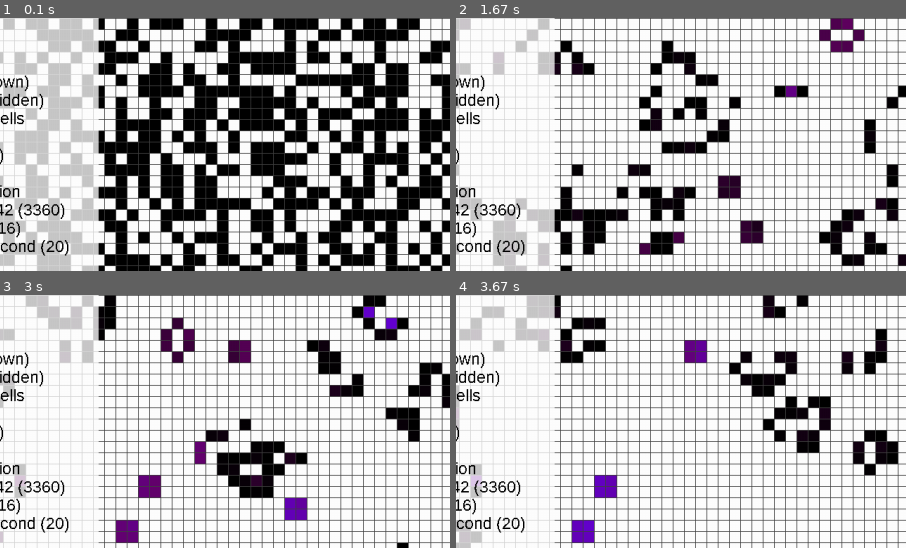
Above: before the commit, frames 1-4 (two rows, left to right).
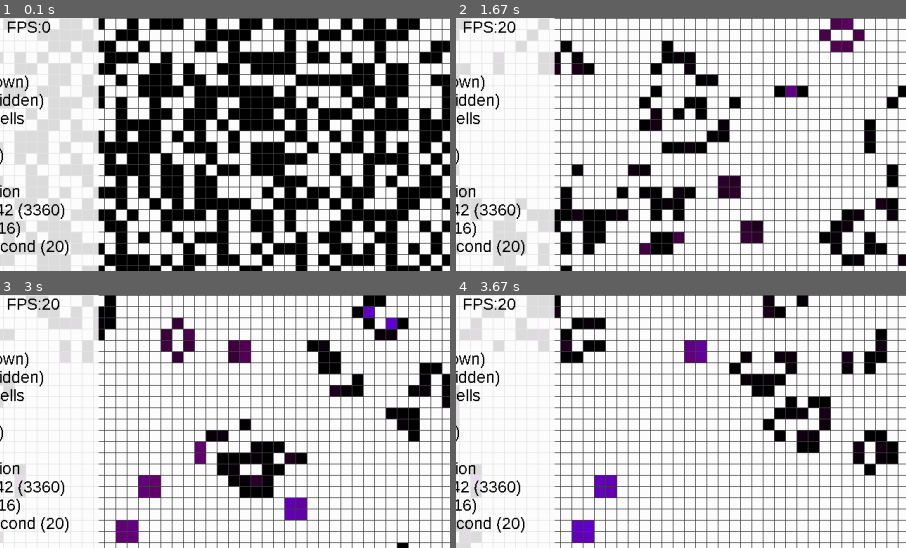
Above: after the commit, the same moments.

Repository: mzebrak/pygame-conways-game-of-life
Game: pygame game, started from __main__.py
The game is run twice, just before and just after one commit, with the same random seed, the same clock (stepped at 60 frames per second) and the same inputs.
Inputs (mouse positions are % of the whole screen's width and height, from its top left):
- Up to frame 1 (0.1 s): no input
- Up to frame 2 (1.67 s): click (50, 50) at 0.4 s; tap Enter at 0.67 s
- Up to frame 3 (3 s): no input
- Up to frame 4 (3.67 s): no input
The pictures show only the part of the screen within x 20-70%, y 0-50%; the shares and areas given below are measured in that part.

The runs differ from the first frame. In frame 1, 0.2% of the frame differs, in the area x 1-12%, y 1-6%; in frame 2, 0.3%, in the area x 1-14%, y 1-6%; in frame 3, 0.3%; in frame 4, 0.3%.

Commit message:
readme, gifs, minor changes

Diff:
--- a/GameOfLife.py
+++ b/GameOfLife.py
@@ -51,6 +51,8 @@
         self.screen = pg.display.set_mode([WIDTH, HEIGHT], HWSURFACE | DOUBLEBUF | RESIZABLE)
         self.cell_size = CELL_SIZE if cell_size < 8 else cell_size
         self.fps = FPS if fps < 1 else fps
+        self.clock = pg.time.Clock()
+        self.gens_per_sec = GENS_PER_SEC
         self.new()
         self.new_gen_event = pg.USEREVENT + 1
         pg.time.set_timer(self.new_gen_event, int(1000 / GENS_PER_SEC))
@@ -71,7 +73,6 @@
         self.grid_height = int((HEIGHT - MENU_HEIGHT) / self.cell_size)
         self.margin_x = int((WIDTH - self.grid_width * self.cell_size) / 2)
         self.grid_image = pg.Surface((self.grid_width * self.cell_size + 1, self.grid_height * self.cell_size + 1))
-        self.gens_per_sec = GENS_PER_SEC
         self.create_list(action)
         self.screen.fill(WHITE)  # when size changed there might be black stripe
 
@@ -183,7 +184,7 @@
             self.grid_image.blit(self.font_menu.render(text, False, color), (5, self.f1_line_height * pos))
 
         menu_bg = pg.Surface((self.f1_menu_width, self.f1_line_height * 17), pg.SRCALPHA)
-        menu_bg.set_alpha(200)
+        menu_bg.set_alpha(222)
         menu_bg.fill(WHITE)
         self.grid_image.blit(menu_bg, (0, 0))
 
@@ -196,9 +197,9 @@
         elif DEAD_COLOR == LIGHT_GREY:
             color = 'LIGHT GREY'
 
-        blit_line(0, f'{TITLE}')
+        blit_line(0, f'{TITLE}      FPS:{int(self.clock.get_fps())}')
         blit_line(2, f'F1:  show / hide menu')
-        blit_line(3, f'g :  show / hide grid (shown)')
+        blit_line(3, f'g :  show / hide grid ({"shown" if self.show_grid else "hidden"})')
         blit_line(4, f'w :  show / hide route ({"shown" if self.show_route else "hidden"})')
         blit_line(5, f'e :  next color for dead cells')
         blit_line(6, f'      ({color})')
@@ -444,4 +445,4 @@
         """
         while True:
             self.handle_events()
-            pg.time.Clock().tick(self.fps)
+            self.clock.tick(self.fps)
Not shown, changed: README.md
Binary file removed: screenshots/launched.gif
Binary file added: screenshots/presentation2.gif
Not shown, added: screenshots/presentation.gif
